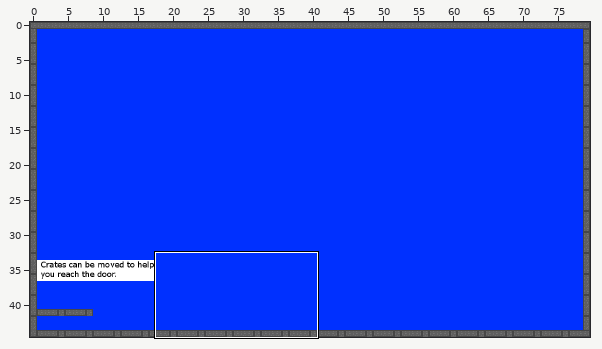
Level history. Tiled map: android/assets/levels/level5.tmx. The first picture is a wide view before the edit; the outline marks the close-up.
Close-up. First the earlier version:
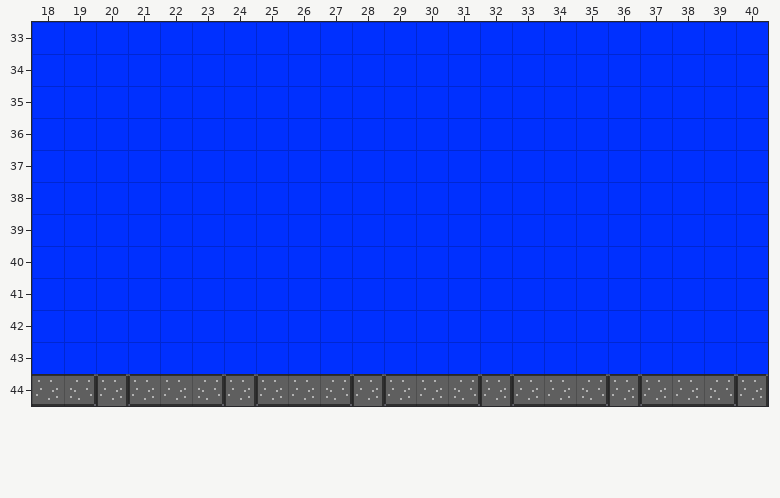
Cells are 16x16 px. Shown: x 18..40, y 33..44. The commit also changed other parts of the map, which this record leaves out.
After:
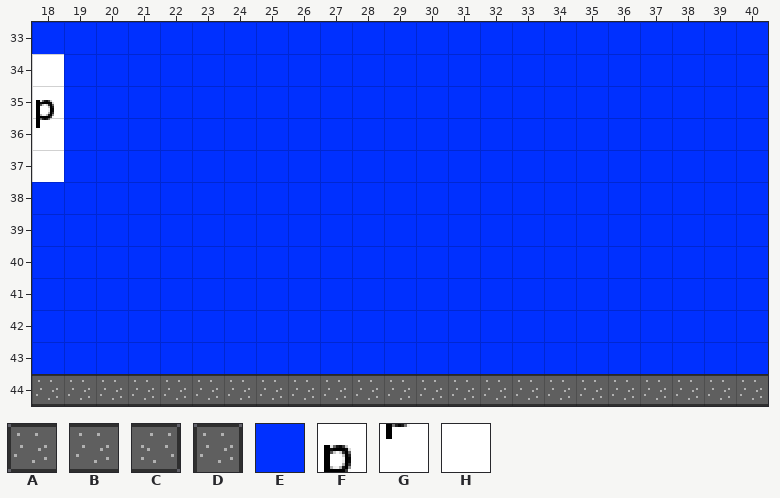
Key: from "concrete": A 4, B 5, C 6, D 7, E 13; from "cratesinfo": F 36, G 56, H 72.
_ is an empty cell.
What changed:
Layer "Tile Layer 1":
y 34: x 18 E -> H
y 35: x 18 E -> F
y 36: x 18 E -> G
y 37: x 18 E -> H
y 44: x 19..21 CDA -> BBB; x 23..25 CDA -> BBB; x 27..29 CDA -> BBB; x 31..33 CDA -> BBB; x 35..37 CDA -> BBB; x 39..40 CD -> BB
